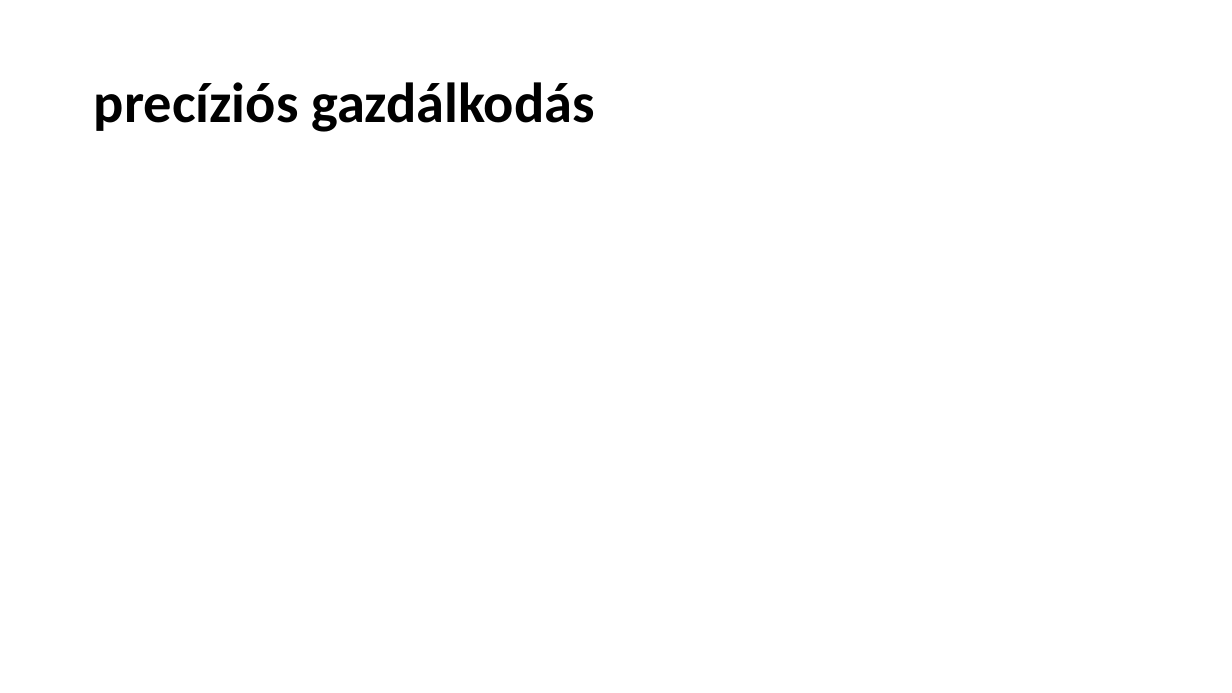
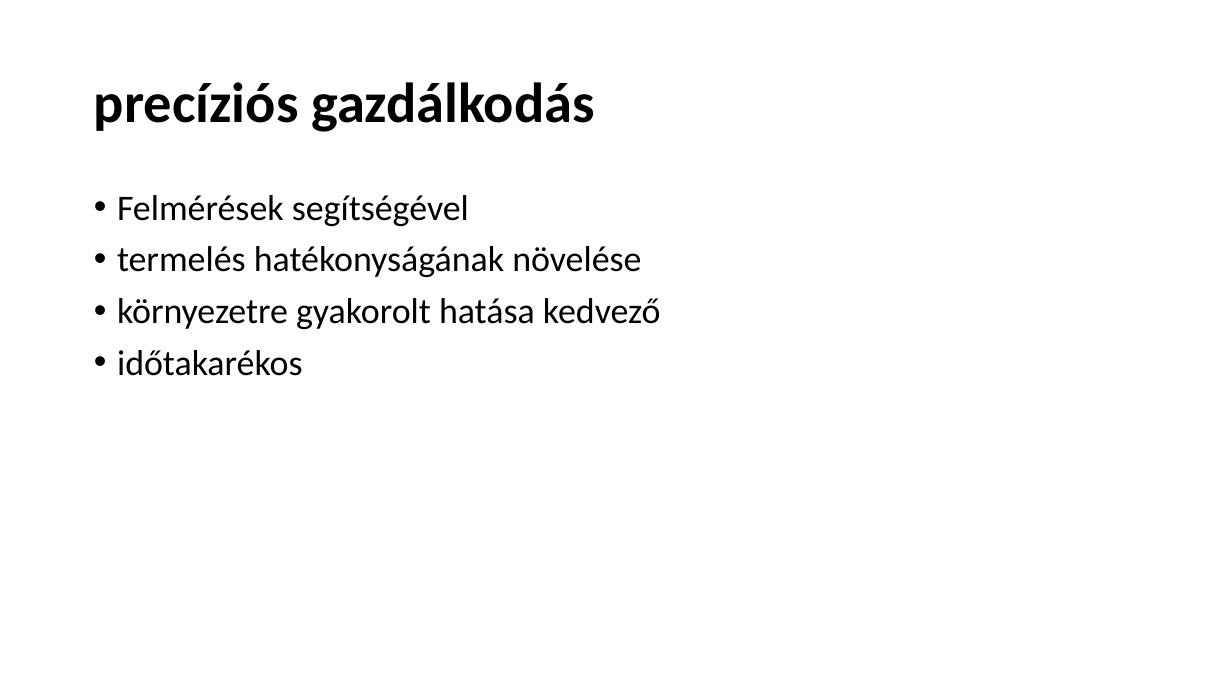
Before and after one commit to dzsofri/paprika, a slide deck: slide 6 of Informatika a mezőgazdaságban.pptx. Drawn at 1232x693 pixels with LibreOffice and Linux fonts; fonts in the diff are those of the drawing. Boxes give left, top, right and bottom in pixels: in the first picture for what was removed or moved away, otherwise in the second. Text is boxed around its words. In the diff, an @@ line names an element or a change of style, - is before the commit and + after.

```diff
--- a/Informatika a mezőgazdaságban.pptx
+++ b/Informatika a mezőgazdaságban.pptx
@@ text added at [117,195,661,376], 28 pt, text #000000 @@
+• Felmérések segítségével
+• termelés hatékonyságának növelése
+• környezetre gyakorolt hatása kedvező
+• időtakarékos
```
Also in this commit, not shown: 3 other slides changed, 7 slides added, 6 slides removed.
